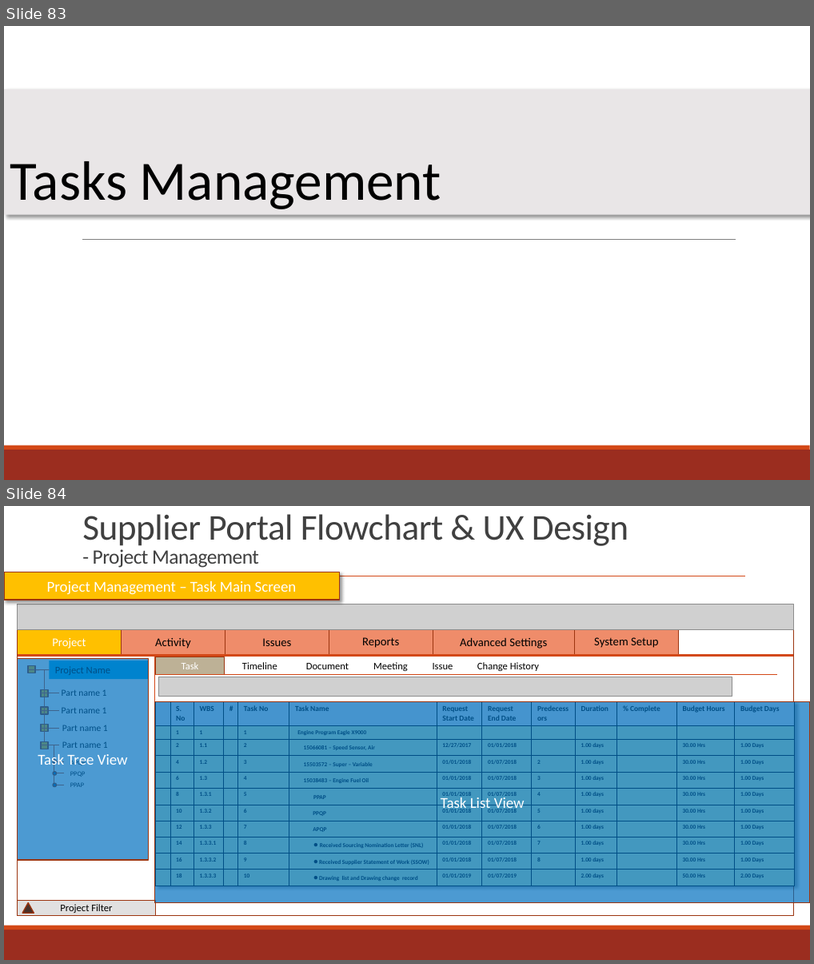
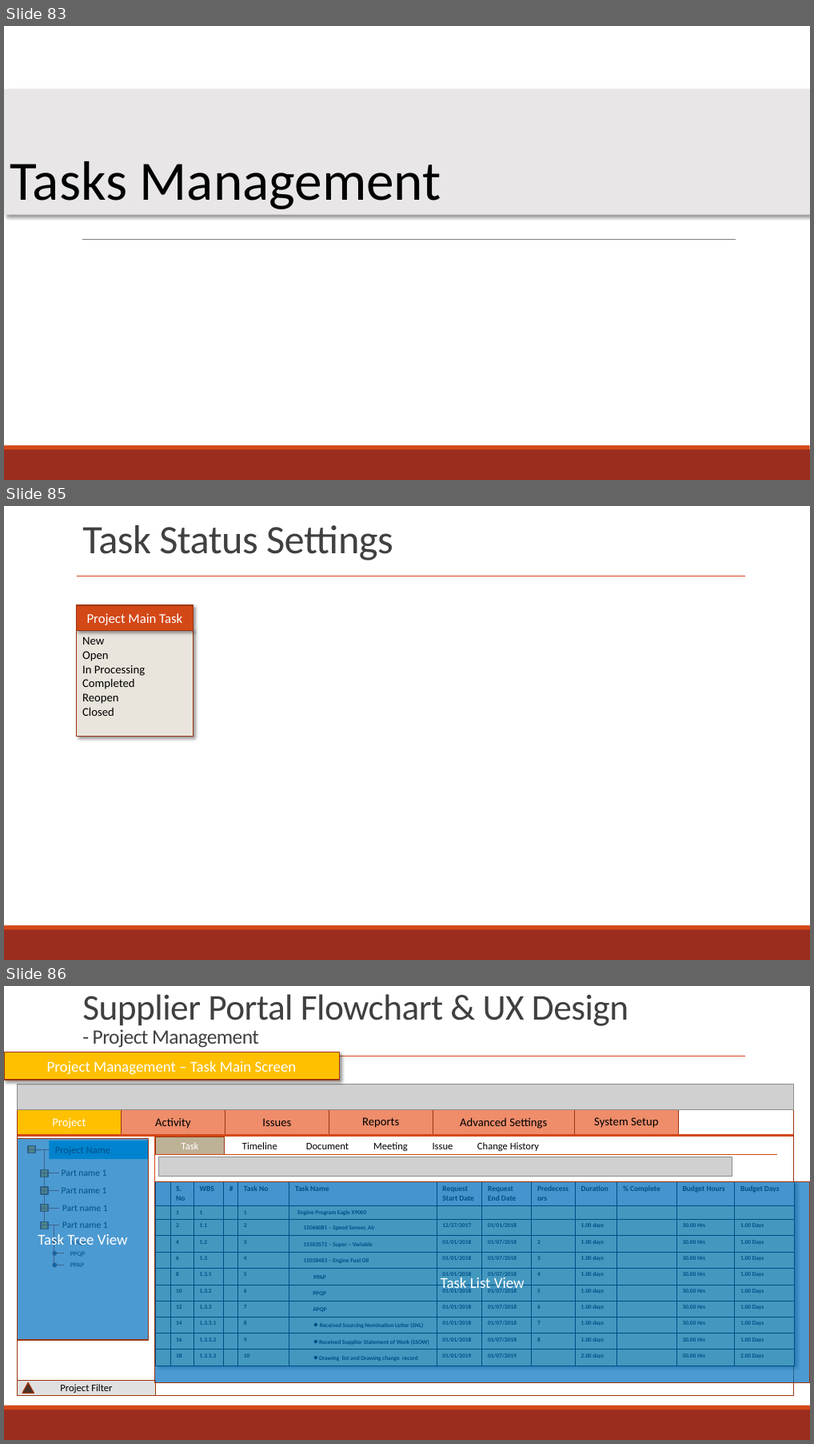
Before and after one commit to zyw9963/YFVE-supplier-portal, a slide deck: projects/YanFeng/02 System Design/User Stories/Flowcharts/Supplier FlowCharts & UX.pptx. Shown one above the other, each under a label of ours: slides 83 and 84 before the commit, slides 83, 85 and 86 after it; the slides between them are not shown. The pictures are 814x964 and 814x1444 pixels, drawn with LibreOffice and Linux fonts; fonts in the diff are those of the drawing; grey boxes stand for pictures. Boxes give left, top, right and bottom in pixels: in the first picture for what was removed or moved away, otherwise in the second. Text is boxed around its words. In the diff, an @@ line names an element or a change of style, - is before the commit and + after.

```diff
--- a/projects/YanFeng/02 System Design/User Stories/Flowcharts/Supplier FlowCharts & UX.pptx
+++ b/projects/YanFeng/02 System Design/User Stories/Flowcharts/Supplier FlowCharts & UX.pptx
@@ slide 85 added at box(4, 506, 810, 960), background #FFFFFF; not listed: 3 template elements that a slide beside it also shows @@
@@ title added at box(82, 525, 394, 560), 48 pt, text #404040 @@
+Task Status Settings
@@ rectangle added at box(77, 608, 746, 632), fill #FFFFFF, outline #FFFFFF 1.25 pt @@
@@ rectangle added at box(77, 605, 194, 631), fill #D34817, outline #9C3511 1.25 pt, 16 pt, text #FFFFFF @@
+Project Main Task
@@ rectangle added at box(77, 631, 194, 736), fill #E9E5DC, outline #9C3511 1.25 pt, 14 pt, text #000000 @@
+New
+Open
+In Processing
+Completed
+Reopen
+Closed
@@ what was slide 84 is now slide 86 @@
```
Also in this commit, not shown: 6 slides changed, 3 other slides added, 1 other file.
